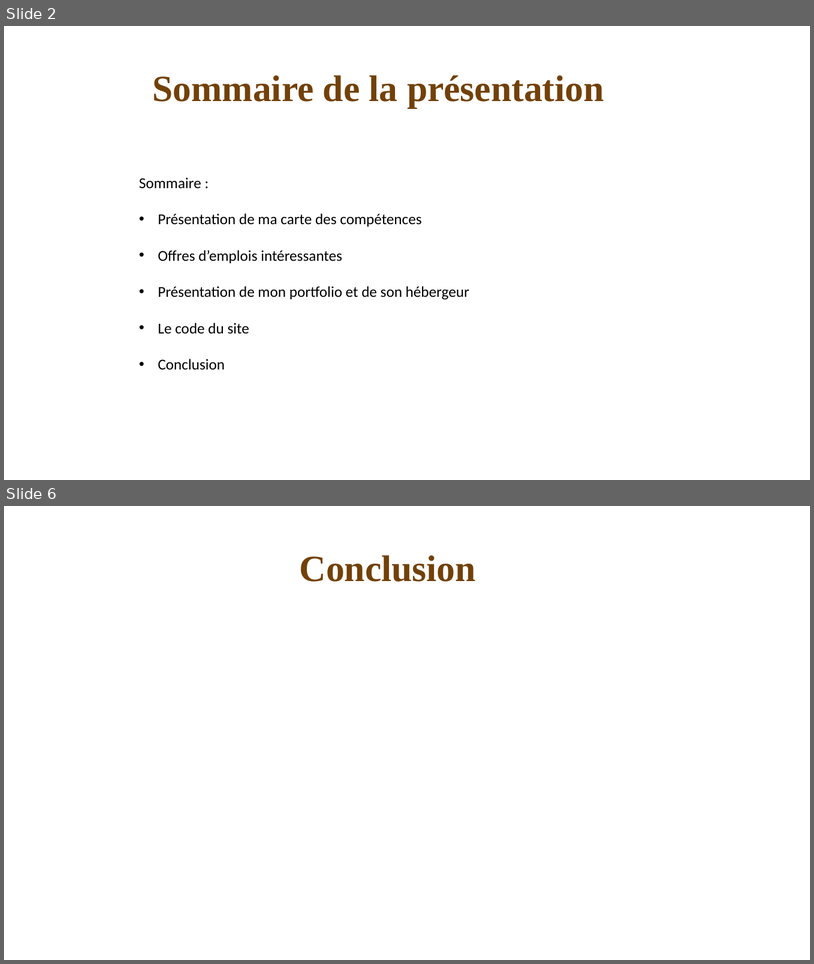
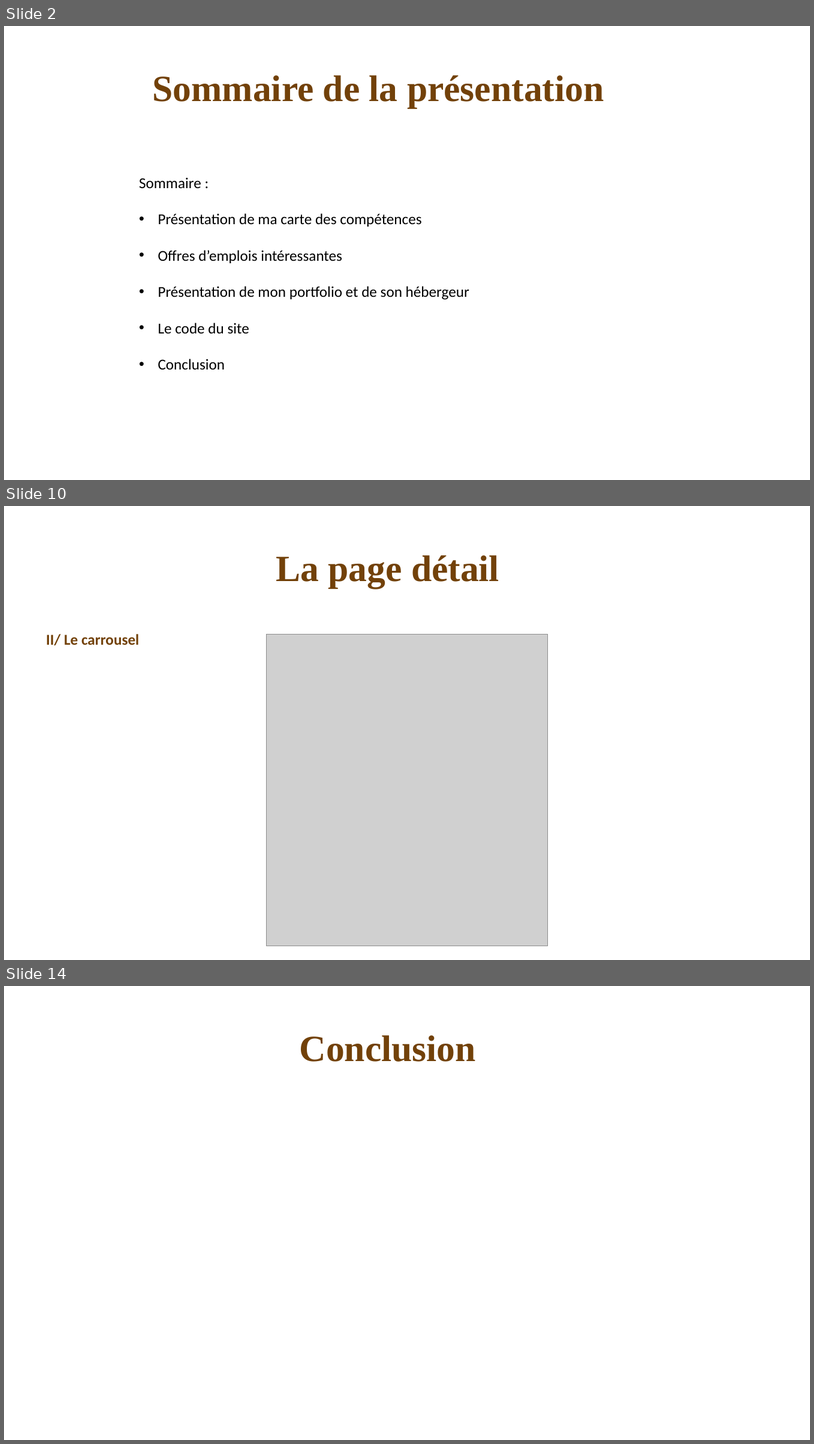
Before and after one commit to VinceDS99/Portfolio, a slide deck: Présentation portfolio.pptx. Shown one above the other, each under a label of ours: slides 2 and 6 before the commit, slides 2, 10 and 14 after it; the slides between them are not shown. The pictures are 814x964 and 814x1444 pixels, drawn with LibreOffice and Linux fonts; fonts in the diff are those of the drawing; grey boxes stand for pictures. Boxes give left, top, right and bottom in pixels: in the first picture for what was removed or moved away, otherwise in the second. Text is boxed around its words. In the diff, an @@ line names an element or a change of style, - is before the commit and + after.

```diff
--- a/Présentation portfolio.pptx
+++ b/Présentation portfolio.pptx
@@ slide 10 added at box(4, 506, 810, 960), background #FFFFFF @@
@@ text added at box(276, 555, 500, 588), 44 pt, text #724209, bold @@
+La page détail
@@ text added at box(46, 634, 139, 645), 18 pt, text #724209, bold @@
+II/ Le carrousel
@@ picture added at box(267, 634, 548, 945) @@
@@ what was slide 6 is now slide 14 @@
```
Also in this commit, not shown: 2 slides changed, 8 other slides added, 1 slide removed, 3 other files.
